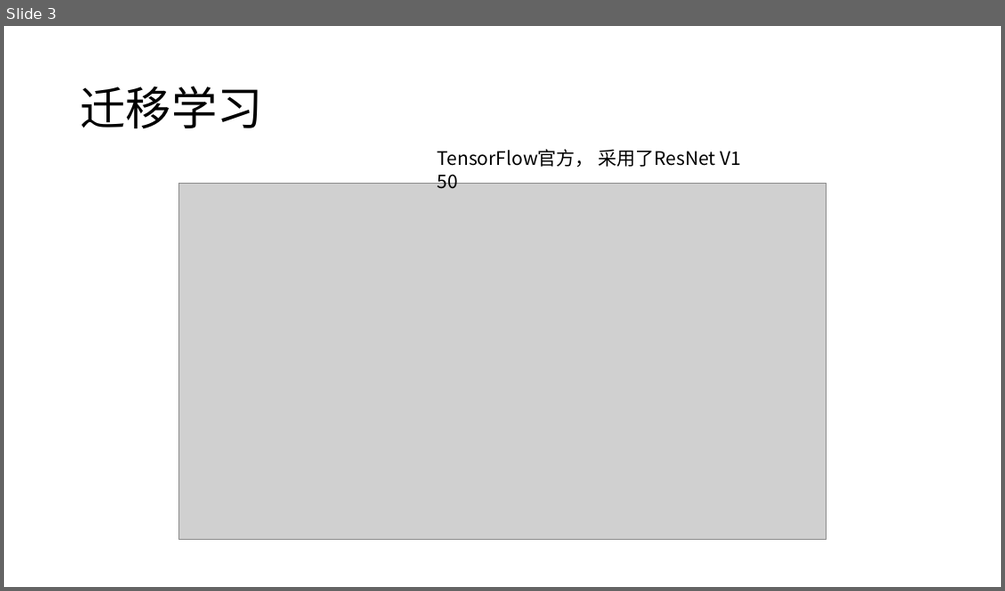
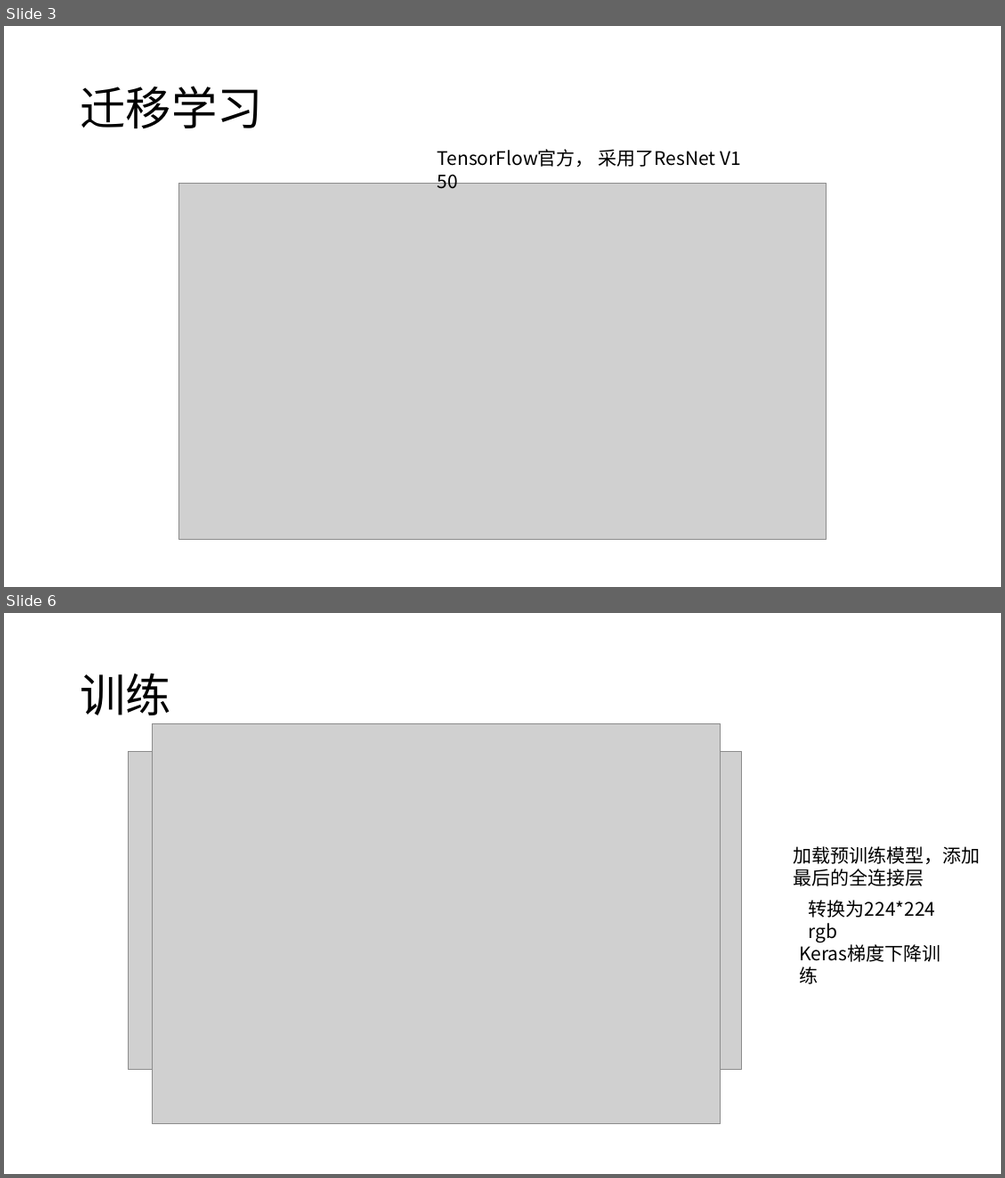
Before and after one commit to H5iao-1/cv21b.programming, a slide deck: cv21b.programming01/result/181250168 薛人玮.pptx. Shown one above the other, each under a label of ours: slide 3 before the commit, slides 3 and 6 after it; the slides between them are not shown. The pictures are 1005x591 and 1005x1178 pixels, drawn with LibreOffice and Linux fonts; fonts in the diff are those of the drawing; grey boxes stand for pictures. Boxes give left, top, right and bottom in pixels: in the first picture for what was removed or moved away, otherwise in the second. Text is boxed around its words. In the diff, an @@ line names an element or a change of style, - is before the commit and + after.

```diff
--- a/cv21b.programming01/result/181250168 薛人玮.pptx
+++ b/cv21b.programming01/result/181250168 薛人玮.pptx
@@ slide 6 added at <box>4,613,1001,1174</box>, background #FFFFFF @@
@@ title added at <box>80,673,171,715</box>, 44 pt, text #000000 @@
+训练
@@ picture added at <box>153,723,721,1125</box> @@
@@ picture added at <box>128,751,741,1070</box> @@
@@ text added at <box>793,846,979,886</box>, 18 pt, text #000000 @@
+加载预训练模型，添加
+最后的全连接层
@@ text added at <box>809,900,936,942</box>, 18 pt, text #000000 @@
+转换为224*224 rgb
@@ text added at <box>793,938,963,968</box>, 18 pt, text #000000 @@
+Keras梯度下降训练
```
Also in this commit, not shown: 1 slide changed, 3 other slides added, 5 other files.
